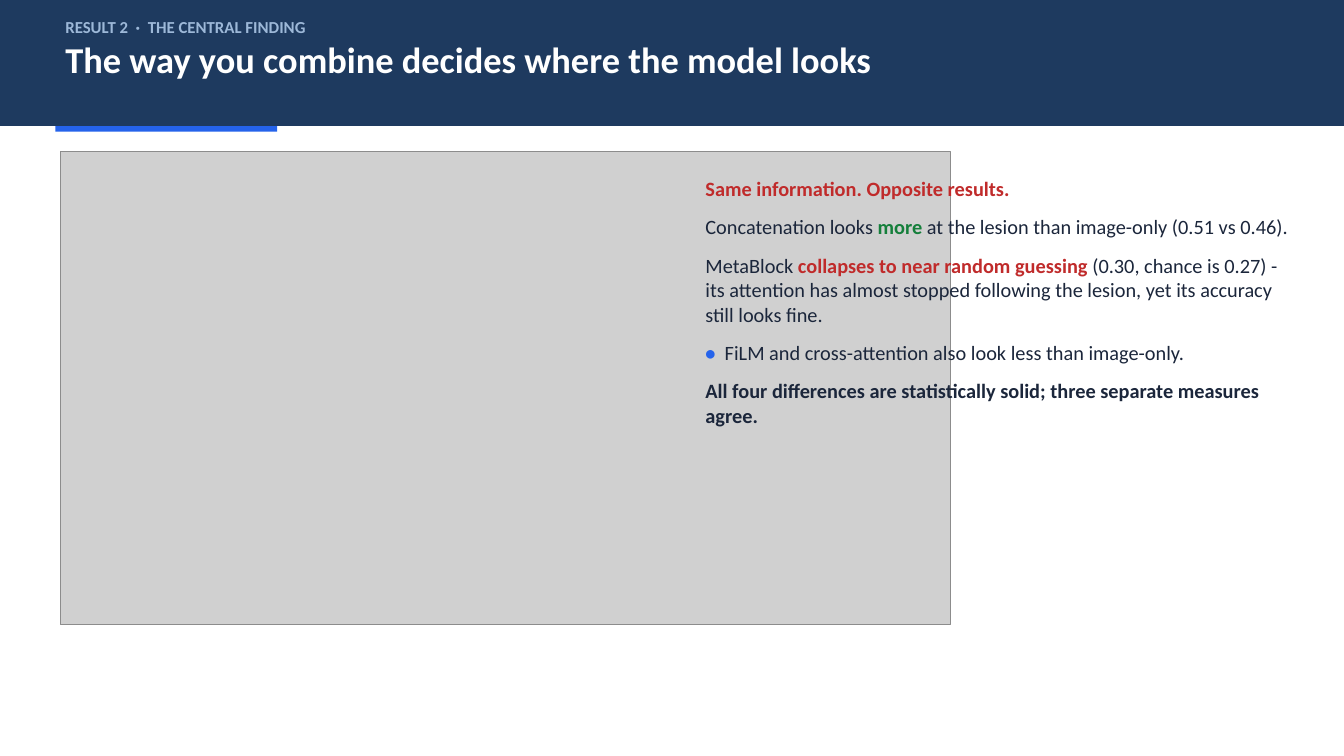
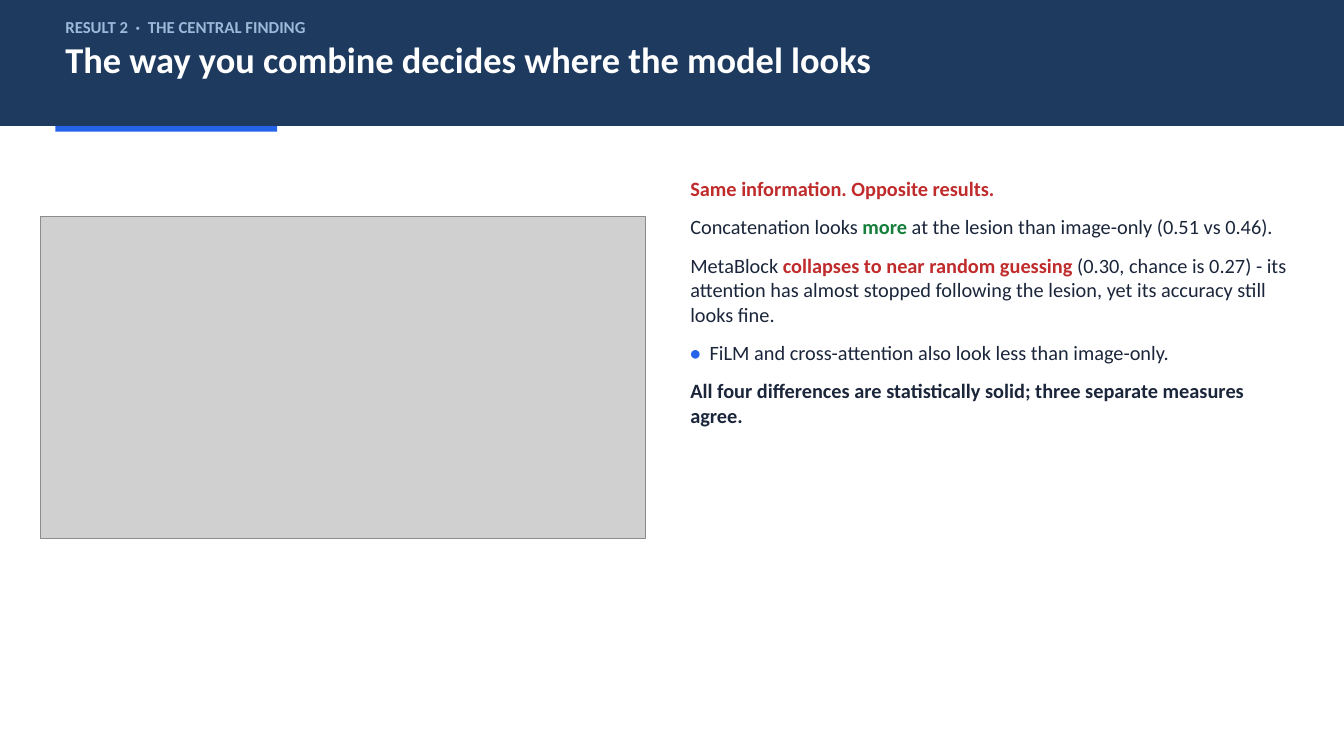
Before and after one commit to aniketmeena12/medxai, a slide deck: slide 9 of docs/MedFusion-XAI_Presentation.pptx. Drawn at 1344x756 pixels with LibreOffice and Linux fonts; fonts in the diff are those of the drawing; grey boxes stand for pictures. Boxes give left, top, right and bottom in pixels: in the first picture for what was removed or moved away, otherwise in the second. Text is boxed around its words. In the diff, an @@ line names an element or a change of style, - is before the commit and + after.

```diff
--- a/docs/MedFusion-XAI_Presentation.pptx
+++ b/docs/MedFusion-XAI_Presentation.pptx
@@ text "Same information. Opposite results." rewrapped from box(705, 179, 1287, 427) to box(690, 181, 1286, 427) @@
@@ picture: place and size @@
-picture at box(60, 151, 951, 625)
+picture at box(40, 217, 645, 538)
```
Also in this commit, not shown: 10 other slides changed, 1 other file.
